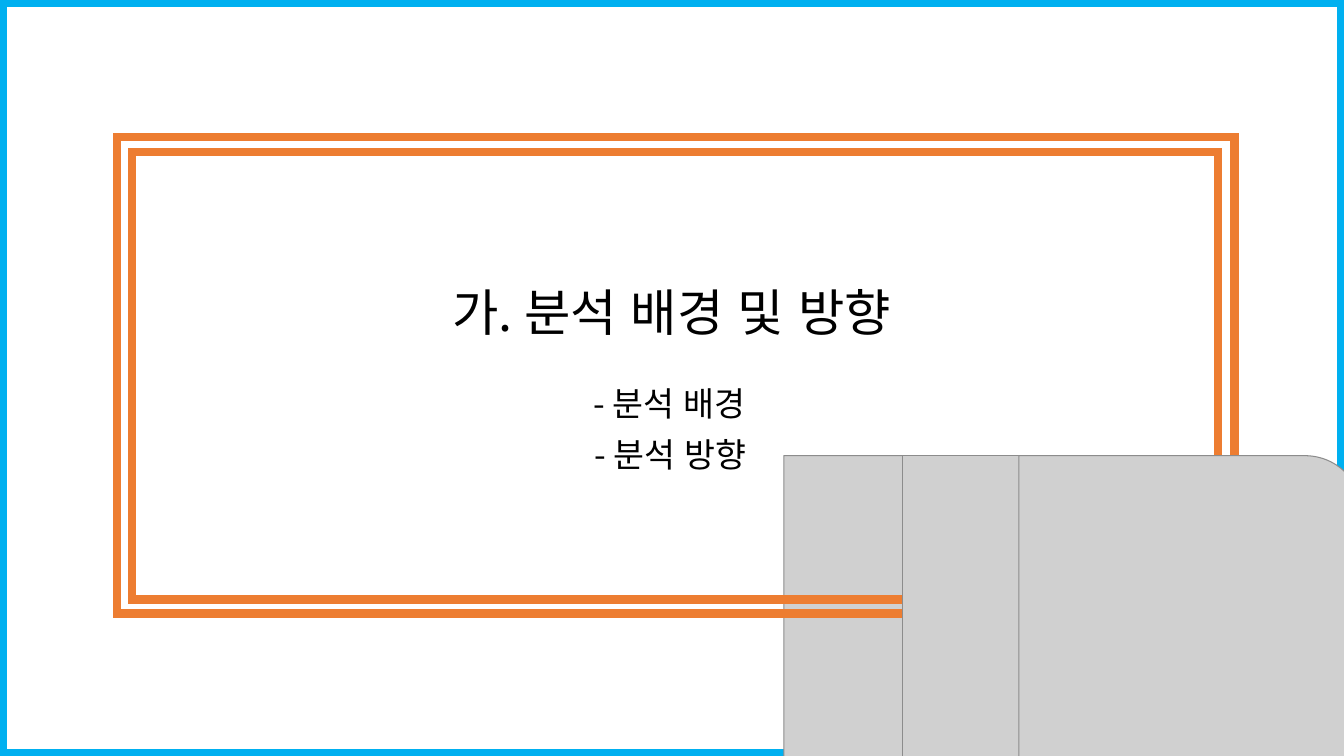
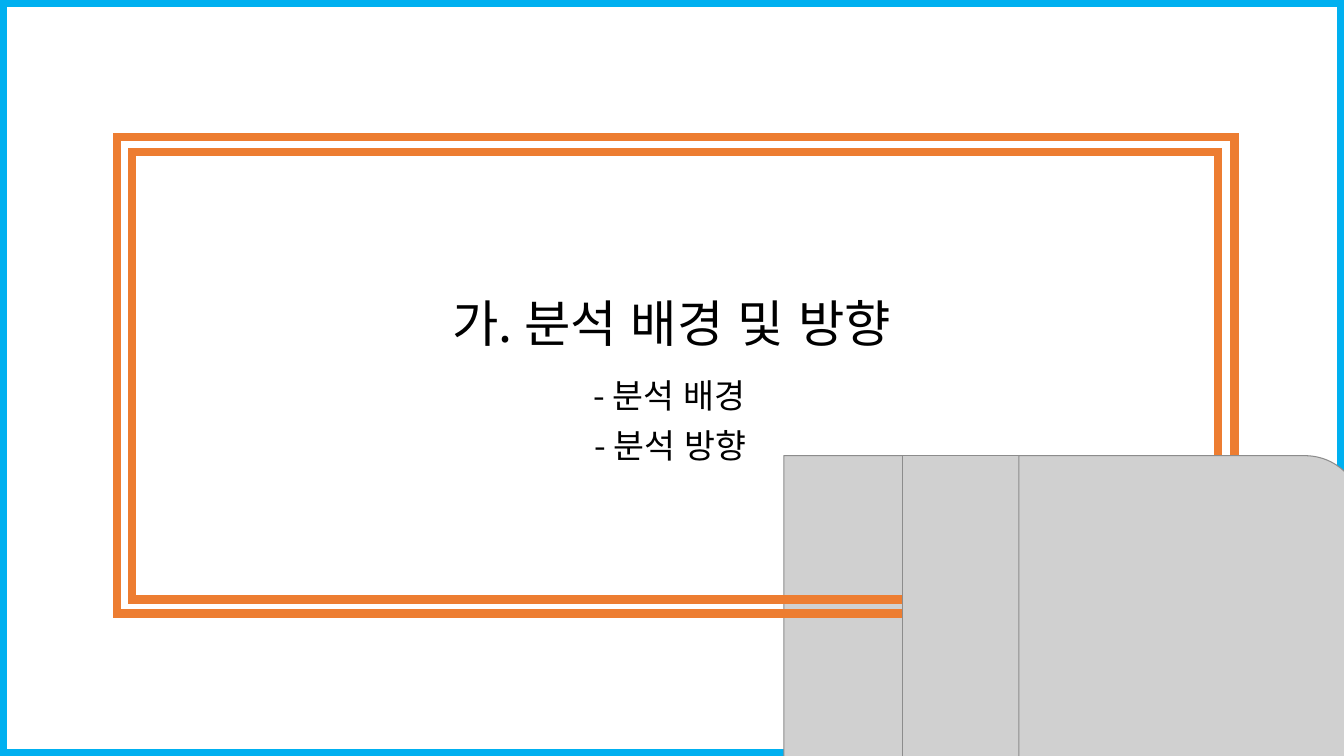
Before and after one commit to seungjae1162/SportsData, a slide deck: slide 3 of standard_in_2020-12-31/코로나19에따른 스포츠시설 폐업 수(20201228_20210103).pptx. Drawn at 1344x756 pixels with LibreOffice and Linux fonts; fonts in the diff are those of the drawing; grey boxes stand for pictures. Boxes give left, top, right and bottom in pixels: in the first picture for what was removed or moved away, otherwise in the second. Text is boxed around its words. In the diff, an @@ line names an element or a change of style, - is before the commit and + after.

```diff
--- a/standard_in_2020-12-31/코로나19에따른 스포츠시설 폐업 수(20201228_20210103).pptx
+++ b/standard_in_2020-12-31/코로나19에따른 스포츠시설 폐업 수(20201228_20210103).pptx
@@ text "가. 분석 배경 및 방향": place and size @@
-text "가. 분석 배경 및 방향" at (452, 289, 891, 335)
+text "가. 분석 배경 및 방향" at (452, 300, 891, 346)
@@ text "- 분석 배경": place and size @@
-text "- 분석 배경" at (612, 388, 746, 419)
+text "- 분석 배경" at (612, 380, 746, 411)
@@ text "- 분석 방향": place and size @@
-text "- 분석 방향" at (613, 439, 747, 470)
+text "- 분석 방향" at (613, 430, 747, 461)
```
Also in this commit, not shown: 8 other slides changed, 5 slides added.
